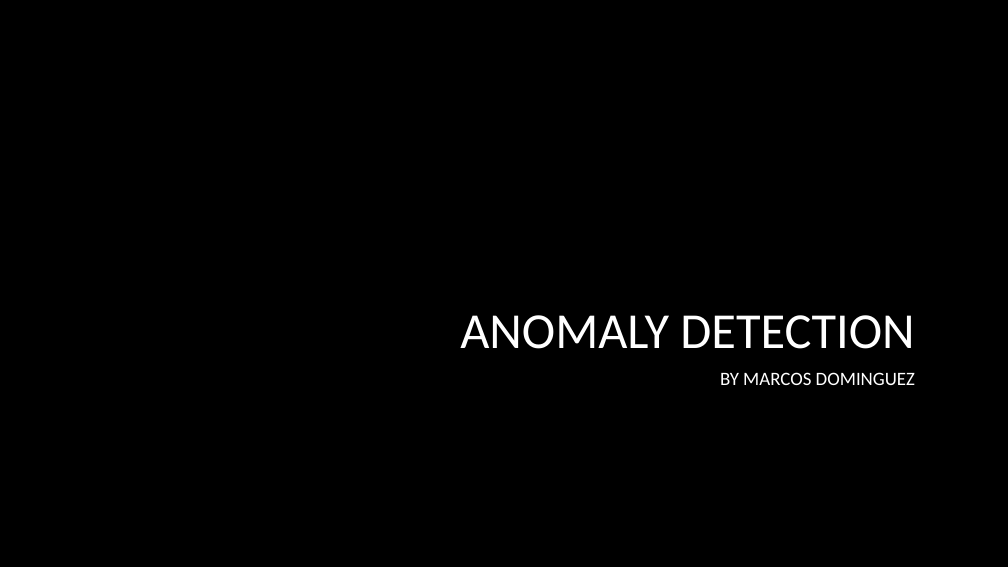
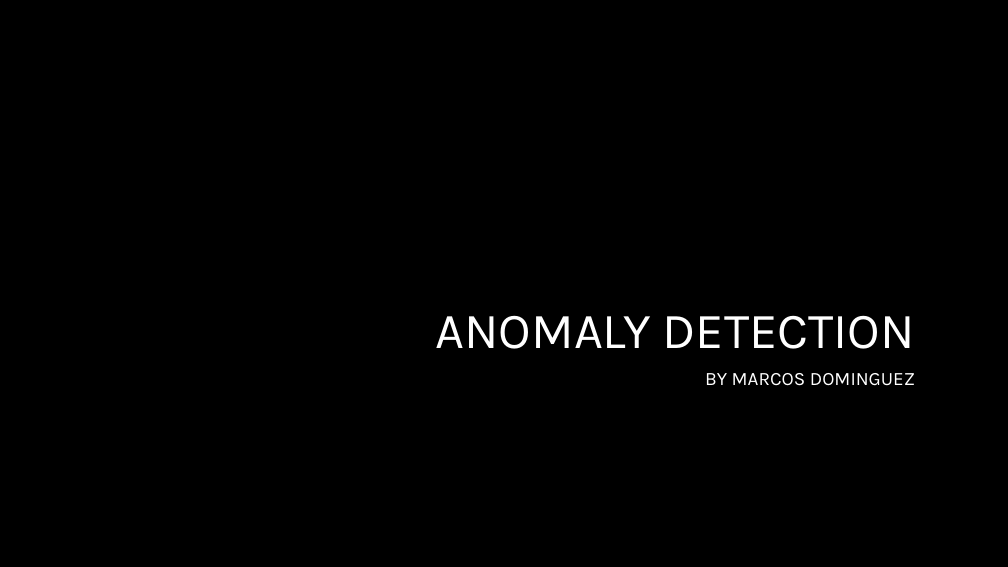
Before and after one commit to mdominguez2010/anomaly_detection, a slide deck: slide 1 of anomaly_detection.pptx. Drawn at 1008x567 pixels with LibreOffice and Linux fonts; fonts in the diff are those of the drawing; background and template pictures are left out. Boxes give left, top, right and bottom in pixels: in the first picture for what was removed or moved away, otherwise in the second. Text is boxed around its words. In the diff, an @@ line names an element or a change of style, - is before the commit and + after.

```diff
--- a/anomaly_detection.pptx
+++ b/anomaly_detection.pptx
@@ title "ANOMALY DETECTION" at (435, 315, 915, 349): font Calibri to Karla @@
@@ subtitle "BY MARCOS DOMINGUEZ" at (705, 373, 915, 386): font Calibri to Karla @@
```
Also in this commit, not shown: 2 other slides changed, 2 slides added.
